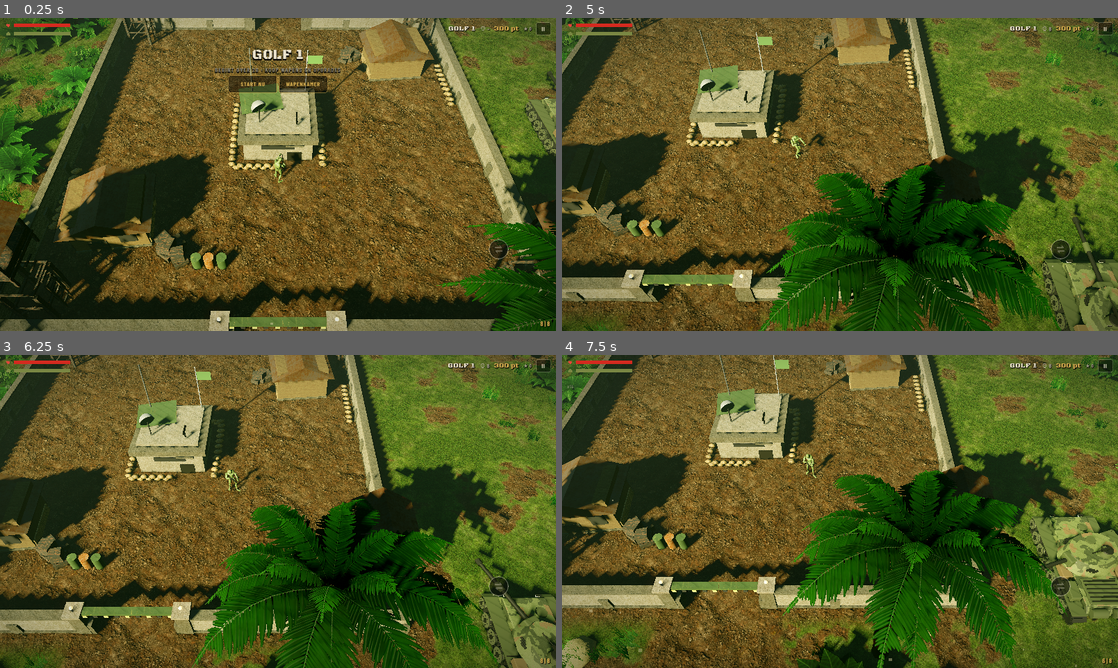
Above: before the commit, frames 1-4 (two rows, left to right).
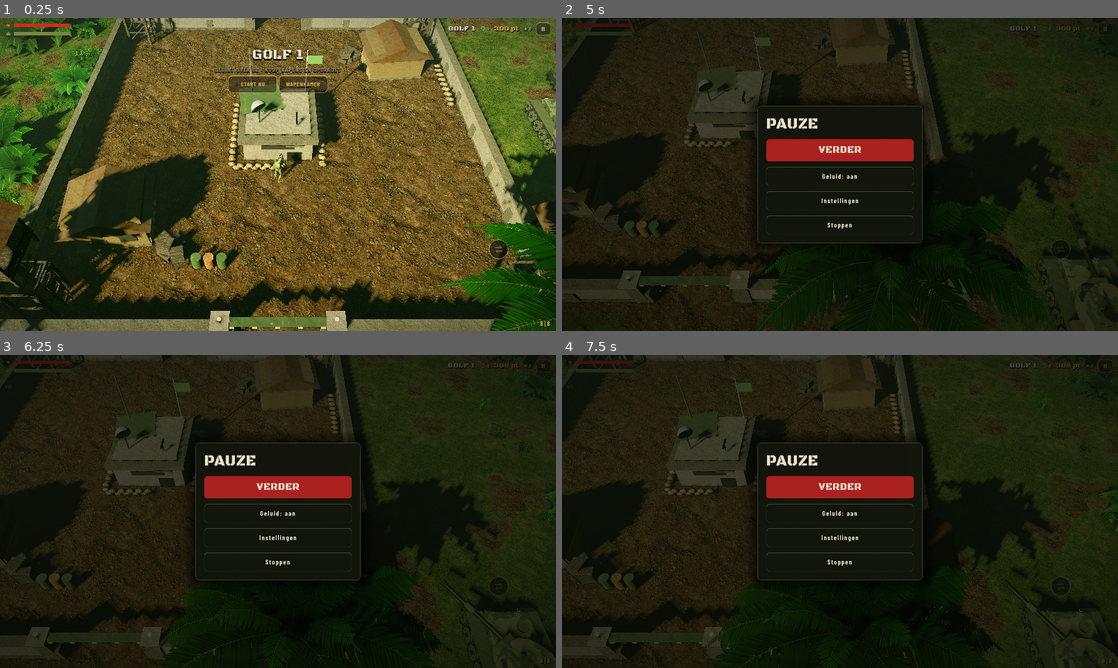
Above: after the commit, the same moments.

Repository: boodschappenmaatje/Bloedjungle-godot
Game: Godot game, scene res://scenes/main.tscn
Same seed, same stepped clock (60 frames per second), same inputs: the game is played once before the commit and once after it.
Inputs (mouse positions are in pixels of both pictures, inside the frame that each line leads up to):
- Up to frame 1 (0.25 s): no input
- Up to frame 2 (5 s): click "START NU" at 0.5 s; tap Enter at 1.25 s; move the mouse to (962, 158) at 1.27 s; hold D 1.28-2 s; tap B at 1.35, 4.35 s; click (962, 158) at 1.42 s; drag from (728, 190) to (812, 237) at 2.02 s; move the mouse to (895, 105) at 2.77 s; hold D 2.78-3.5 s; tap 1 at 2.85 s; click (895, 105) at 2.92 s; drag from (812, 237) to (673, 127) at 3.52 s; move the mouse to (1006, 221) at 4.27 s; hold A from 4.28 s (still down); click (1006, 221) at 4.42 s; tap Escape at 4.9 s
- Up to frame 3 (6.25 s): release A at 5 s; click "II" (after the commit: "VERDER") at 5 s; click "VERDER" (after the commit: "II") at 5.75 s
- Up to frame 4 (7.5 s): click (840, 514) at 6.5 s, where only the run after the commit has a clickable "Geluid: aan"; click (840, 514) at 7.25 s, where only the run after the commit has a clickable "Geluid: uit"

The runs differ from the first frame. In frame 1, less than 0.1% of the frame differs, in the area x 1-100%, y 1-24%; in frame 2, 83%; in frame 3, 83%; in frame 4, 83%, in the area x 0-100%, y 0-100%.

Commit message:
Pauzemenu met instellingen (grafiek, tijd, weer, bouwtijd, fps), 3D-knoppen (v15)
Co-Authored-By: Claude Sonnet 5.5 <noreply@anthropic.com>
Claude-Session: https://claude.ai/code/session_01XZWExccfJCwQW5PZSu2NbC

Diff:
--- a/scripts/atmosphere.gd
+++ b/scripts/atmosphere.gd
@@ -3,7 +3,21 @@
 ## filmische kleuren en een zachte gloed. Alles in code, zodat je het hier makkelijk kunt bijstellen.
 # Test synchronisatie iPhone
 
+var _sky_mat: ProceduralSkyMaterial
+var _env: Environment
+var _sun: DirectionalLight3D
+var _rain: GPUParticles3D
+
+# per tijdstip: zonrichting, zonkleur, zonkracht, omgevingslicht, hemel (boven/horizon/grond), mist, belichting
+const TIMES := {
+	"day": {"rot": Vector3(-33, -38, 0), "col": "ffe2b0", "e": 2.2, "amb": 0.38, "top": "56707a", "hor": "a3b09a", "gnd": "8e9c80", "fog": "7f9078", "exp": 1.0},
+	"dusk": {"rot": Vector3(-9, -38, 0), "col": "ff8f50", "e": 1.6, "amb": 0.3, "top": "3a3f5c", "hor": "d98a55", "gnd": "8a6a50", "fog": "a87a5c", "exp": 1.0},
+	"night": {"rot": Vector3(-52, -38, 0), "col": "8fa8ff", "e": 0.9, "amb": 0.34, "top": "10182e", "hor": "2c3b5a", "gnd": "141c2a", "fog": "27324a", "exp": 0.95},
+}
+
+
 func _ready() -> void:
+	add_to_group("atmosphere")
 	var sky_mat := ProceduralSkyMaterial.new()
 	sky_mat.sky_top_color = Color("56707a")
 	sky_mat.sky_horizon_color = Color("a3b09a")
@@ -54,6 +68,10 @@
 	sun.directional_shadow_max_distance = 80.0
 	sun.shadow_normal_bias = 1.2
 	add_child(sun)
+	_sky_mat = sky_mat
+	_env = env
+	_sun = sun
+	apply_settings()
 
 	# donkere randen en een warme tint over alles, zoals een filmbeeld
 	var layer := CanvasLayer.new()
@@ -73,3 +91,63 @@
 	rect.material = sm
 	layer.add_child(rect)
 	add_child(layer)
+
+
+## Past tijd, weer en grafiek uit GameSettings toe (ook midden in het spel, vanuit het menu).
+func apply_settings() -> void:
+	var t: Dictionary = TIMES[GameSettings.get_value("time")]
+	var weather := GameSettings.get_value("weather")
+	var quality := GameSettings.get_value("quality")
+	var dim := 1.0 if weather == "clear" else (0.6 if weather == "rain" else 0.75)
+	_sun.rotation_degrees = t["rot"]
+	_sun.light_color = Color(t["col"])
+	_sun.light_energy = t["e"] * dim
+	_env.ambient_light_energy = t["amb"] * (1.0 if weather == "clear" else 0.9)
+	_sky_mat.sky_top_color = Color(t["top"])
+	_sky_mat.sky_horizon_color = Color(t["hor"])
+	_sky_mat.ground_horizon_color = Color(t["gnd"])
+	_env.fog_light_color = Color(t["fog"]).lerp(Color("9aa59a"), 0.0 if weather == "clear" else 0.35)
+	_env.fog_density = {"clear": 0.005, "rain": 0.013, "mist": 0.017}[weather]
+	_env.tonemap_exposure = t["exp"]
+	_env.adjustment_saturation = 1.1 if weather == "clear" else 0.85
+	_sun.shadow_enabled = quality != "low"
+	_sun.directional_shadow_max_distance = 55.0 if quality == "high" else 80.0
+	_env.glow_enabled = quality != "low"
+	get_viewport().scaling_3d_scale = 0.75 if quality == "low" else 1.0
+	_set_rain(weather == "rain")
+
+
+func _set_rain(on: bool) -> void:
+	if on and _rain == null:
+		_rain = GPUParticles3D.new()
+		_rain.top_level = true
+		_rain.amount = 900
+		_rain.lifetime = 0.7
+		_rain.visibility_aabb = AABB(Vector3(-20, -20, -20), Vector3(40, 40, 40))
+		var pm := ParticleProcessMaterial.new()
+		pm.emission_shape = ParticleProcessMaterial.EMISSION_SHAPE_BOX
+		pm.emission_box_extents = Vector3(18, 0.1, 18)
+		pm.direction = Vector3(0.12, -1, 0.05)
+		pm.spread = 2.0
+		pm.initial_velocity_min = 24.0
+		pm.initial_velocity_max = 28.0
+		pm.gravity = Vector3.ZERO
+		_rain.process_material = pm
+		var mesh := BoxMesh.new()
+		mesh.size = Vector3(0.015, 0.55, 0.015)
+		var mat := StandardMaterial3D.new()
+		mat.shading_mode = BaseMaterial3D.SHADING_MODE_UNSHADED
+		mat.albedo_color = Color(0.75, 0.82, 0.9, 0.28)
+		mat.transparency = BaseMaterial3D.TRANSPARENCY_ALPHA
+		mesh.material = mat
+		_rain.draw_pass_1 = mesh
+		add_child(_rain)
+	if _rain:
+		_rain.emitting = on
+		_rain.visible = on
+		set_process(on)
+
+
+func _process(_d: float) -> void:
+	if _rain and Game.player:
+		_rain.global_position = Game.player.global_position + Vector3(0, 15, 0)
--- /dev/null
+++ b/scripts/game_settings.gd
@@ -0,0 +1,37 @@
+class_name GameSettings
+## Instellingen uit het web-menu (grafiek, tijd, bouwtijd, weer, fps-teller); blijven bewaard op het apparaat.
+
+const PATH := "user://instellingen.cfg"
+const DEFAULTS := {"quality": "ultra", "time": "day", "prep": "60", "weather": "clear", "fps": "off", "sound": "on"}
+
+static var values := {}
+static var _loaded := false
+
+
+static func get_value(key: String) -> String:
+	_load()
+	return values[key]
+
+
+static func set_value(key: String, v: String) -> void:
+	_load()
+	values[key] = v
+	var cf := ConfigFile.new()
+	for k in values:
+		cf.set_value("instellingen", k, values[k])
+	cf.save(PATH)
+
+
+static func prep_time() -> float:
+	return float(get_value("prep"))
+
+
+static func _load() -> void:
+	if _loaded:
+		return
+	_loaded = true
+	values = DEFAULTS.duplicate()
+	var cf := ConfigFile.new()
+	if cf.load(PATH) == OK:
+		for k in DEFAULTS:
+			values[k] = str(cf.get_value("instellingen", k, DEFAULTS[k]))
--- a/scripts/hud.gd
+++ b/scripts/hud.gd
@@ -2,7 +2,7 @@
 ## Meldingen en knoppen midden op het scherm (golf-titel, "Start nu", gesneuveld). De balken, punten
 ## en munitie staan in hud_extra.gd, de wapenkamer in shop.gd; alles in de stijl van de web-versie.
 
-const VERSION := "v14"
+const VERSION := "v15"
 
 @onready var info: Label = %Info
 @onready var big: Label = %Big
--- a/scripts/hud_extra.gd
+++ b/scripts/hud_extra.gd
@@ -20,7 +20,8 @@
 var _arrows: Control
 var _bars: VBoxContainer
 var _top_right: HBoxContainer
-var _pause: Control
+var _menu: PauseMenu
+var _fps: Label
 
 
 func _ready() -> void:
@@ -40,7 +41,11 @@
 	_build_bars()
 	_build_top_right()
 	_build_ammo()
-	_build_pause()
+	_menu = PauseMenu.new()
+	add_child(_menu)
+	_fps = _shadowed(UI.label("", UI.body(700, 0), 13, UI.GOOD))
+	_fps.position = Vector2(12, 84)
+	add_child(_fps)
 	resized.connect(_layout)
 	_layout()
 
@@ -147,46 +152,8 @@
 	box.add_child(_ammo)
 
 
-func _build_pause() -> void:
-	_pause = ColorRect.new()
-	(_pause as ColorRect).color = Color(6.0 / 255.0, 8.0 / 255.0, 4.0 / 255.0, 0.72)
-	_pause.set_anchors_and_offsets_preset(Control.PRESET_FULL_RECT)
-	_pause.add_to_group("hud_button")
-	_pause.process_mode = Node.PROCESS_MODE_ALWAYS
-	add_child(_pause)
-	_pause.hide()
-	var center := CenterContainer.new()
-	center.set_anchors_and_offsets_preset(Control.PRESET_FULL_RECT)
-	center.mouse_filter = Control.MOUSE_FILTER_IGNORE
-	_pause.add_child(center)
-	var sheet := PanelContainer.new()
-	sheet.custom_minimum_size.x = 380
-	var sb := UI.box(UI.PANEL, UI.PANEL_LINE, 1, 6, 20)
-	sb.shadow_color = Color(0, 0, 0, 0.6)
-	sb.shadow_size = 30
-	sheet.add_theme_stylebox_override("panel", sb)
-	center.add_child(sheet)
-	var v := VBoxContainer.new()
-	v.add_theme_constant_override("separation", 12)
-	sheet.add_child(v)
-	v.add_child(UI.label("PAUZE", UI.display(1), 34, UI.INK))
-	var resume := Button.new()
-	resume.text = "VERDER"
-	UI.style_button(resume, "primary")
-	resume.pressed.connect(func(): _set_paused(false))
-	v.add_child(resume)
-	var again := Button.new()
-	again.text = "OPNIEUW BEGINNEN"
-	UI.style_button(again, "secondary")
-	again.pressed.connect(func():
-		get_tree().paused = false
-		get_tree().reload_current_scene())
-	v.add_child(again)
-
-
 func _set_paused(on: bool) -> void:
-	get_tree().paused = on
-	_pause.visible = on
+	_menu.set_paused(on)
 
 
 func _layout() -> void:
@@ -211,6 +178,9 @@
 
 
 func _process(delta: float) -> void:
+	_fps.visible = GameSettings.get_value("fps") == "on"
+	if _fps.visible:
+		_fps.text = "%d FPS" % Engine.get_frames_per_second()
 	var main := get_parent().get_parent()
 	var left: int = Game.enemies.size() + (main.queue.size() if "queue" in main else 0)
 	_wave.text = "GOLF %d" % maxi(Game.wave, 1)
--- a/scripts/main.gd
+++ b/scripts/main.gd
@@ -17,7 +17,7 @@
 func _start_prep() -> void:
 	Game.wave += 1
 	Game.state = "prep"
-	Game.prep_t = Data.PREP_TIME
+	Game.prep_t = GameSettings.prep_time()
 	Game.changed.emit()
 
 
--- /dev/null
+++ b/scripts/pause_menu.gd
@@ -0,0 +1,159 @@
+class_name PauseMenu
+extends CanvasLayer
+## Pauzemenu en instellingen van de web-versie. Staat in een eigen laag boven de rest van de HUD.
+
+const ROWS := [
+	["quality", "Grafiek", [["low", "Laag"], ["high", "Hoog"], ["ultra", "Ultra"]]],
+	["time", "Tijd", [["day", "Dag"], ["dusk", "Avond"], ["night", "Nacht"]]],
+	["prep", "Bouwtijd tussen golven", [["60", "1 min"], ["120", "2 min"], ["300", "5 min"], ["600", "10 min"]]],
+	["weather", "Weer", [["clear", "Helder"], ["rain", "Regen"], ["mist", "Mist"]]],
+	["fps", "FPS-teller", [["off", "Uit"], ["on", "Aan"]]],
+]
+const NOTES := {
+	"low": "Laag: geen schaduwen en een lichtere afbeelding, voor oudere telefoons.",
+	"high": "Hoog: schaduwen dichtbij en gloed, een goede balans.",
+	"ultra": "Ultra gebruikt de volle kracht van nieuwe iPhones: scherpere pixels en alle schaduwen.",
+}
+
+var _root: ColorRect
+var _pause_sheet: PanelContainer
+var _set_sheet: PanelContainer
+var _mute_btn: Button
+var _note: Label
+var _segs := {}
+
+
+func _ready() -> void:
+	layer = 20
+	process_mode = Node.PROCESS_MODE_ALWAYS
+	_root = ColorRect.new()
+	_root.color = Color(6.0 / 255.0, 8.0 / 255.0, 4.0 / 255.0, 0.72)
+	_root.add_to_group("hud_button")
+	_root.set_anchors_and_offsets_preset(Control.PRESET_FULL_RECT)
+	add_child(_root)
+	_root.hide()
+	var center := CenterContainer.new()
+	center.set_anchors_and_offsets_preset(Control.PRESET_FULL_RECT)
+	center.mouse_filter = Control.MOUSE_FILTER_IGNORE
+	_root.add_child(center)
+	_pause_sheet = _sheet(380)
+	center.add_child(_pause_sheet)
+	_set_sheet = _sheet(520)
+	center.add_child(_set_sheet)
+	_build_pause()
+	_build_settings()
+	set_paused(false)
+
+
+func _sheet(w: float) -> PanelContainer:
+	var pc := PanelContainer.new()
+	pc.custom_minimum_size.x = w
+	var sb := UI.box(UI.PANEL, UI.PANEL_LINE, 1, 8, 20)
+	sb.shadow_color = Color(0, 0, 0, 0.6)
+	sb.shadow_size = 30
+	pc.add_theme_stylebox_override("panel", sb)
+	return pc
+
+
+func _button(text: String, kind: String, cb: Callable) -> Button:
+	var b := Button.new()
+	b.text = text
+	UI.style_button(b, kind)
+	b.pressed.connect(cb)
+	return b
+
+
+func _build_pause() -> void:
+	var v := VBoxContainer.new()
+	v.add_theme_constant_override("separation", 12)
+	_pause_sheet.add_child(v)
+	v.add_child(UI.label("PAUZE", UI.display(1), 34, UI.INK))
+	v.add_child(_button("VERDER", "primary", func(): set_paused(false)))
+	_mute_btn = _button("", "secondary", _toggle_sound)
+	v.add_child(_mute_btn)
+	v.add_child(_button("Instellingen", "secondary", func(): _show(true)))
+	v.add_child(_button("Stoppen", "secondary", func():
+		get_tree().paused = false
+		get_tree().reload_current_scene()))
+	_refresh_sound()
+
+
+func _build_settings() -> void:
+	var v := VBoxContainer.new()
+	v.add_theme_constant_override("separation", 12)
+	_set_sheet.add_child(v)
+	v.add_child(UI.label("BEELD EN SFEER", UI.body(700, 2), 12, UI.BRASS))
+	v.add_child(UI.label("INSTELLINGEN", UI.display(1), 34, UI.INK))
+	for r in ROWS:
+		var row := HBoxContainer.new()
+		row.add_theme_constant_override("separation", 10)
+		var l := UI.label(r[1], UI.body(600, 0), 17, UI.INK)
+		l.size_flags_horizontal = Control.SIZE_EXPAND_FILL
+		row.add_child(l)
+		var seg := HBoxContainer.new()
+		seg.add_theme_constant_override("separation", 4)
+		_segs[r[0]] = []
+		for o in r[2]:
+			var key: String = r[0]
+			var val: String = o[0]
+			var b := _button(o[1], "seg", func():
+				GameSettings.set_value(key, val)
+				_apply()
+				_refresh())
+			b.set_meta("v", val)
+			seg.add_child(b)
+			_segs[key].append(b)
+		row.add_child(seg)
+		v.add_child(row)
+	_note = UI.label("", UI.body(500, 0), 14, UI.INK_DIM)
+	_note.autowrap_mode = TextServer.AUTOWRAP_WORD_SMART
+	_note.custom_minimum_size.x = 440
+	v.add_child(_note)
+	v.add_child(_button("KLAAR", "primary", func(): _show(false)))
+	_refresh()
+
+
+func _refresh() -> void:
+	for key in _segs:
+		for b in _segs[key]:
+			UI.seg_state(b, GameSettings.get_value(key) == b.get_meta("v"))
+	_note.text = NOTES[GameSettings.get_value("quality")]
+
+
+func _apply() -> void:
+	for n in get_tree().get_nodes_in_group("atmosphere"):
+		n.apply_settings()
+
+
+func _toggle_sound() -> void:
+	GameSettings.set_value("sound", "off" if GameSettings.get_value("sound") == "on" else "on")
+	_refresh_sound()
+
+
+func _refresh_sound() -> void:
+	var on := GameSettings.get_value("sound") == "on"
+	AudioServer.set_bus_mute(0, not on)
+	_mute_btn.text = "Geluid: aan" if on else "Geluid: uit"
+
+
+func _show(settings: bool) -> void:
+	_pause_sheet.visible = not settings
+	_set_sheet.visible = settings
+
+
+func set_paused(on: bool) -> void:
+	get_tree().paused = on
+	_root.visible = on
+	_show(false)
+
+
+func is_open() -> bool:
+	return _root.visible
+
+
+func _unhandled_key_input(e: InputEvent) -> void:
+	if e is InputEventKey and e.pressed and e.keycode == KEY_ESCAPE:
+		if _root.visible and _set_sheet.visible:
+			_show(false)
+		else:
+			set_paused(not _root.visible)
--- a/scripts/ui.gd
+++ b/scripts/ui.gd
@@ -45,6 +45,31 @@
 	if margin >= 0:
 		sb.set_content_margin_all(margin)
 	return sb
+
+
+## Geeft een knop diepte: een donkere rand eronder (de "dikte"), een lichte rand bovenin;
+## ingedrukt zakt de knop erin.
+static func bevel(sb: StyleBoxFlat, depth := 4, pressed := false) -> StyleBoxFlat:
+	sb.shadow_color = Color(0, 0, 0, 0.55)
+	sb.shadow_size = 0
+	sb.shadow_offset = Vector2(0, 1 if pressed else depth)
+	sb.set_corner_radius_all(maxi(sb.corner_radius_top_left, 8))
+	sb.anti_aliasing = true
+	sb.expand_margin_bottom = 0
+	if pressed:
+		sb.content_margin_top = maxf(sb.content_margin_top, 0.0) + depth - 1
+	return sb
+
+
+static func seg_state(b: Button, on: bool) -> void:
+	var n := box(BRASS if on else Color(0, 0, 0, 0.35), BRASS if on else PANEL_LINE, 1, 6, 6)
+	n.content_margin_left = 12
+	n.content_margin_right = 12
+	for st in ["normal", "hover", "pressed", "focus"]:
+		b.add_theme_stylebox_override(st, bevel(n.duplicate(), 3) if on else n.duplicate())
+	var c := Color("1a1608") if on else INK_DIM
+	for cn in ["font_color", "font_hover_color", "font_pressed_color", "font_focus_color"]:
+		b.add_theme_color_override(cn, c)
 
 
 static func label(text: String, font: Font, size: int, color: Color) -> Label:
@@ -102,6 +127,12 @@
 			pressed = box(Color(163.0 / 255.0, 16.0 / 255.0, 15.0 / 255.0, 0.6), Color(INK, 0.3), 1, 4, 0)
 			disabled = normal
 			size = 13
+		"seg":
+			normal = box(Color(0, 0, 0, 0.35), PANEL_LINE, 1, 6, 6)
+			pressed = normal
+			disabled = normal
+			size = 15
+			font = body(700, 1)
 		"tab":
 			normal = box(Color(0, 0, 0, 0), Color(0, 0, 0, 0), 0, 0, 4)
 			normal.border_width_bottom = 3
@@ -110,6 +141,14 @@
 			size = 15
 			col = INK_DIM
 			font = body(700, 2)
+	# 3D-look: hogere kleuren en een dikke onderrand voor de knoppen die je indrukt
+	if kind in ["buy", "primary", "gold", "round", "secondary", "pause"]:
+		var depth := 5 if kind == "primary" else 4
+		bevel(normal, depth)
+		bevel(pressed, depth, true)
+		if kind != "round":
+			normal.bg_color = normal.bg_color.lightened(0.07)
+			normal.border_width_top = maxi(normal.border_width_top, 2)
 	b.add_theme_stylebox_override("normal", normal)
 	b.add_theme_stylebox_override("hover", normal)
 	b.add_theme_stylebox_override("pressed", pressed)
Not shown, added: scripts/game_settings.gd.uid
Not shown, added: scripts/pause_menu.gd.uid
